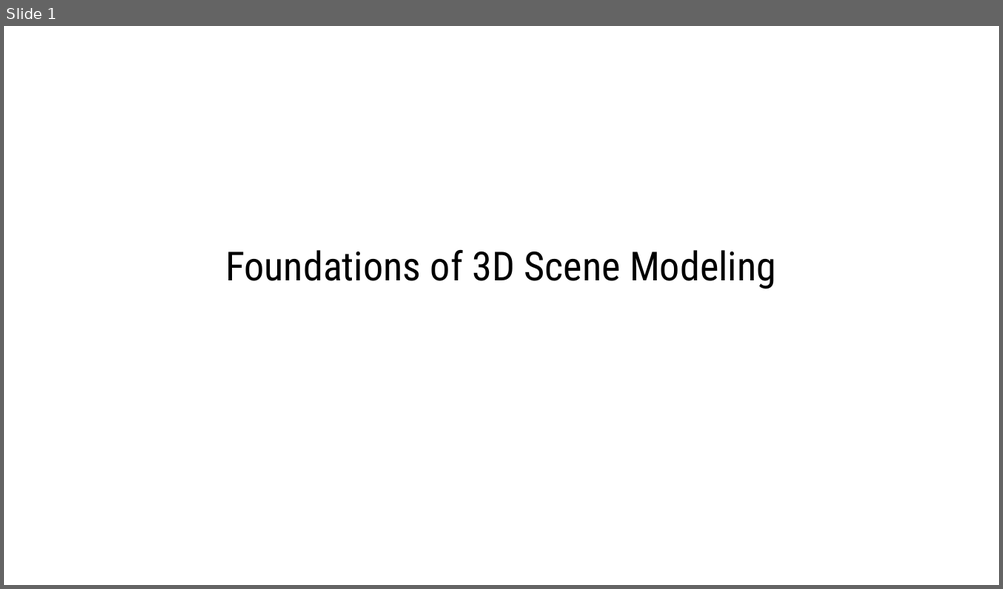
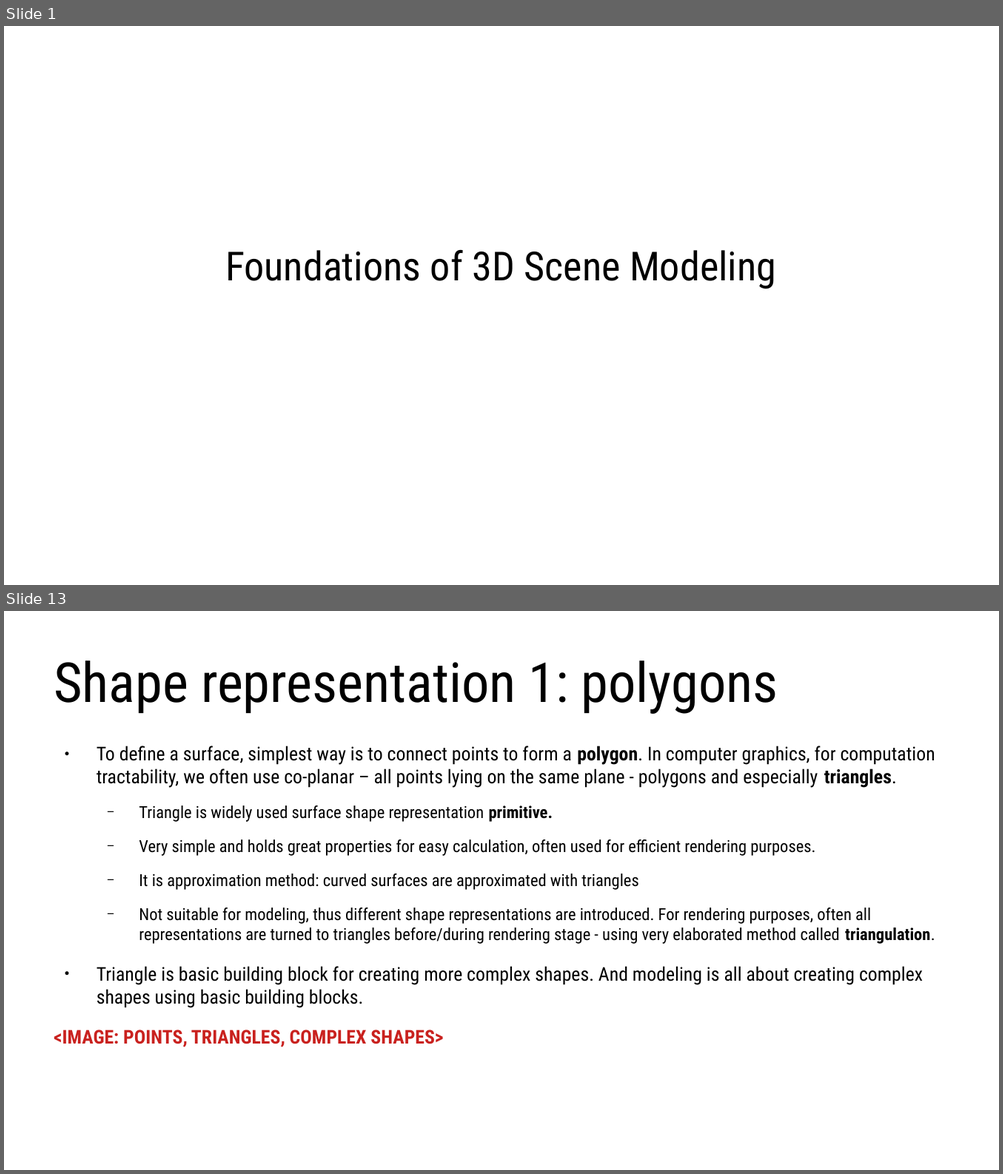
Before and after one commit to lorentzo/IntroductionToComputerGraphics, a slide deck: lectures/3_foundations_3d_scene/3_1_introduction_3d_scene.odp. Shown one above the other, each under a label of ours: slide 1 before the commit, slides 1 and 13 after it; the slides between them are not shown. The pictures are 1003x589 and 1003x1174 pixels, drawn with LibreOffice and Linux fonts; fonts in the diff are those of the drawing. Boxes give left, top, right and bottom in pixels: in the first picture for what was removed or moved away, otherwise in the second. Text is boxed around its words. In the diff, an @@ line names an element or a change of style, - is before the commit and + after.

```diff
--- a/lectures/3_foundations_3d_scene/3_1_introduction_3d_scene.odp
+++ b/lectures/3_foundations_3d_scene/3_1_introduction_3d_scene.odp
@@ slide 13 added at [4, 611, 999, 1170], background #FFFFFF @@
@@ title added at [54, 661, 778, 714], 44 pt, text #000000 @@
+Shape representation 1: polygons
@@ text added at [54, 746, 935, 1048], 13.3 pt, text #000000 @@
+● To define a surface, simplest way is to connect points to form a polygon. In computer graphics, for computation tractability, we often use co-planar – all points lying on the same plane - polygons and especially triangles.
+  − Triangle is widely used surface shape representation primitive.
+  − Very simple and holds great properties for easy calculation, often used for efficient rendering purposes.
+  − It is approximation method: curved surfaces are approximated with triangles
+  − Not suitable for modeling, thus different shape representations are introduced. For rendering purposes, often all representations are turned to triangles before/during rendering stage - using very elaborated method called triangulation.
+● Triangle is basic building block for creating more complex shapes. And modeling is all about creating complex shapes using basic building blocks.
+<IMAGE: POINTS, TRIANGLES, COMPLEX SHAPES>
```
Also in this commit, not shown: 4 slides changed, 32 other slides added, 2 slides removed, 3 other files.
